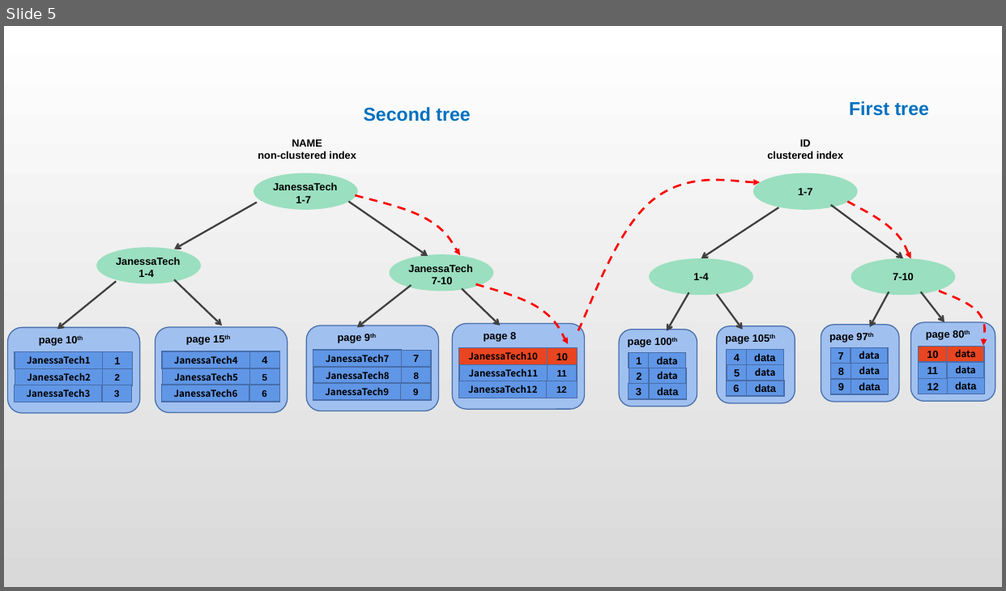
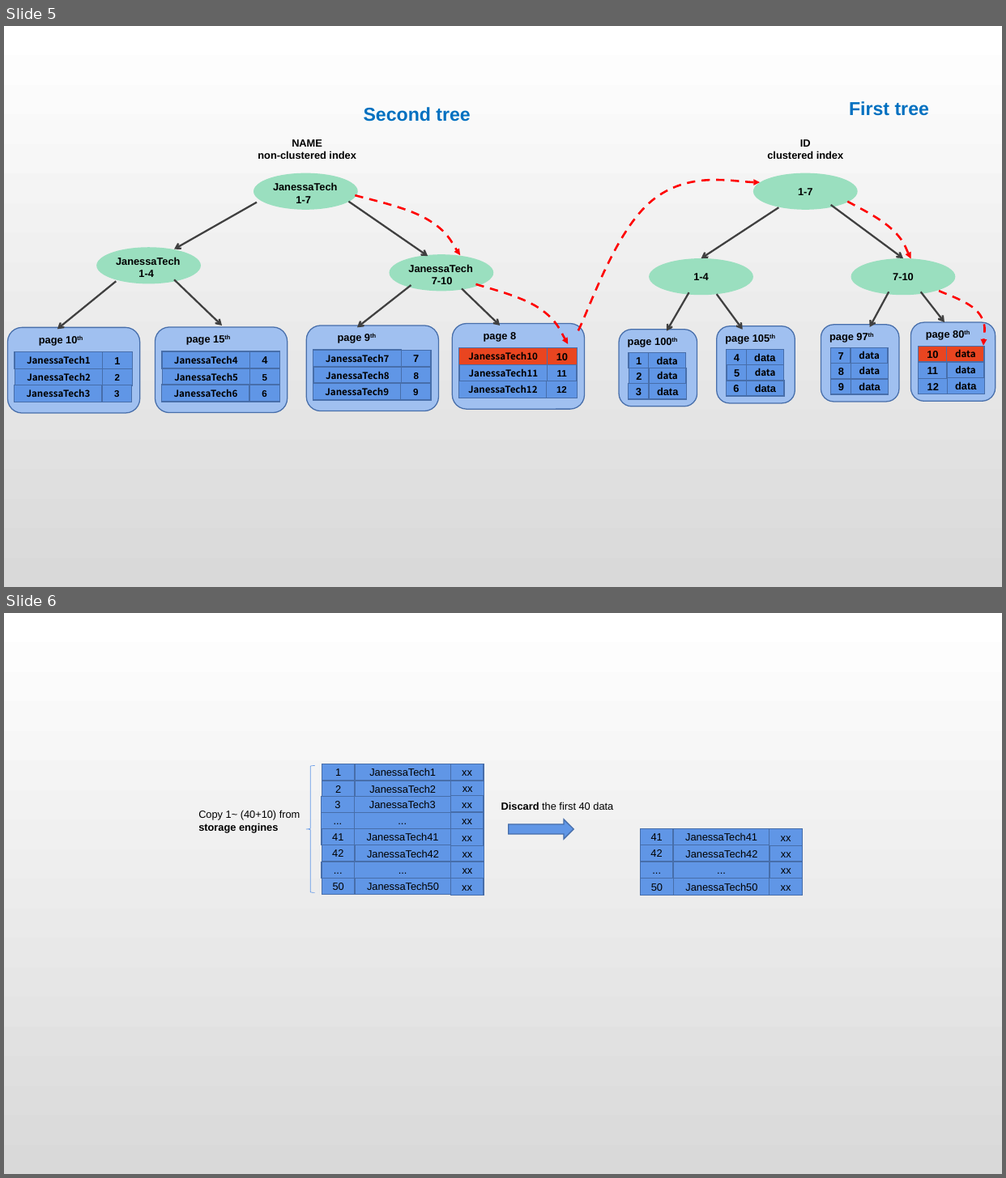
Before and after one commit to JanessaTech/exercises, a slide deck: articles/doc/In mysql, limit 1000,10 and limt 10.pptx. Shown one above the other, each under a label of ours: slide 5 before the commit, slides 5 and 6 after it. The pictures are 1006x591 and 1006x1178 pixels, drawn with LibreOffice and Linux fonts; fonts in the diff are those of the drawing. Boxes give left, top, right and bottom in pixels: in the first picture for what was removed or moved away, otherwise in the second. Text is boxed around its words. In the diff, an @@ line names an element or a change of style, - is before the commit and + after.

```diff
--- a/articles/doc/In mysql, limit 1000,10 and limt 10.pptx
+++ b/articles/doc/In mysql, limit 1000,10 and limt 10.pptx
@@ slide 6 added at (4, 613, 1002, 1174), background gradient #FFFFFF to #D9D9D9 @@
@@ left brace added at (306, 766, 315, 893), outline #6096E6 0.5 pt @@
@@ rectangle added at (322, 764, 355, 781), fill #6096E6, outline #476FAA 1 pt, 10 pt, text #000000 @@
+1
@@ rectangle added at (322, 781, 355, 797), fill #6096E6, outline #476FAA 1 pt, 10 pt, text #000000 @@
+2
@@ rectangle added at (355, 764, 451, 781), fill #6096E6, outline #476FAA 1 pt, 10 pt, text #000000 @@
+JanessaTech1
@@ rectangle added at (355, 781, 451, 797), fill #6096E6, outline #476FAA 1 pt, 10 pt, text #000000 @@
+JanessaTech2
@@ rectangle added at (451, 764, 484, 781), fill #6096E6, outline #476FAA 1 pt, 10 pt, text #000000 @@
+xx
@@ rectangle added at (451, 781, 484, 796), fill #6096E6, outline #476FAA 1 pt, 10 pt, text #000000 @@
+xx
@@ rectangle added at (322, 796, 355, 813), fill #6096E6, outline #476FAA 1 pt, 10 pt, text #000000 @@
+3
@@ rectangle added at (355, 796, 451, 813), fill #6096E6, outline #476FAA 1 pt, 10 pt, text #000000 @@
+JanessaTech3
@@ rectangle added at (451, 796, 484, 814), fill #6096E6, outline #476FAA 1 pt, 10 pt, text #000000 @@
+xx
@@ text added at (501, 802, 613, 810), 10 pt, text #000000 @@
+Discard the first 40 data
@@ text added at (198, 810, 300, 833), 10 pt, text #000000 @@
+Copy 1~ (40+10) from
+storage engines
@@ rectangle added at (322, 813, 355, 829), fill #6096E6, outline #476FAA 1 pt, 10 pt, text #000000 @@
+...
@@ rectangle added at (322, 828, 355, 845), fill #6096E6, outline #476FAA 1 pt, 10 pt, text #000000 @@
+41
@@ rectangle added at (355, 813, 451, 829), fill #6096E6, outline #476FAA 1 pt, 10 pt, text #000000 @@
+...
@@ rectangle added at (355, 828, 451, 845), fill #6096E6, outline #476FAA 1 pt, 10 pt, text #000000 @@
+JanessaTech41
@@ rectangle added at (451, 812, 484, 830), fill #6096E6, outline #476FAA 1 pt, 10 pt, text #000000 @@
+xx
@@ rectangle added at (451, 828, 484, 846), fill #6096E6, outline #476FAA 1 pt, 10 pt, text #000000 @@
+xx
@@ right arrow added at (509, 820, 573, 839), fill #6096E6, outline #476FAA 1 pt @@
@@ rectangle added at (322, 845, 355, 862), fill #6096E6, outline #476FAA 1 pt, 10 pt, text #000000 @@
+42
@@ rectangle added at (355, 845, 452, 862), fill #6096E6, outline #476FAA 1 pt, 10 pt, text #000000 @@
+JanessaTech42
@@ rectangle added at (451, 845, 484, 862), fill #6096E6, outline #476FAA 1 pt, 10 pt, text #000000 @@
+xx
@@ rectangle added at (322, 862, 355, 879), fill #6096E6, outline #476FAA 1 pt, 10 pt, text #000000 @@
+...
@@ rectangle added at (322, 878, 355, 895), fill #6096E6, outline #476FAA 1 pt, 10 pt, text #000000 @@
+50
@@ rectangle added at (355, 862, 451, 879), fill #6096E6, outline #476FAA 1 pt, 10 pt, text #000000 @@
+...
@@ rectangle added at (355, 878, 452, 895), fill #6096E6, outline #476FAA 1 pt, 10 pt, text #000000 @@
+JanessaTech50
@@ rectangle added at (451, 862, 484, 878), fill #6096E6, outline #476FAA 1 pt, 10 pt, text #000000 @@
+xx
@@ rectangle added at (451, 879, 484, 895), fill #6096E6, outline #476FAA 1 pt, 10 pt, text #000000 @@
+xx
@@ group added at (641, 828, 803, 896): 12 rectangles @@
+41
+JanessaTech41
+42
+JanessaTech42
+...
+...
+50
+JanessaTech50
+xx
+xx
+xx
+xx
```
Also in this commit, not shown: 1 slide changed, 1 other file.
